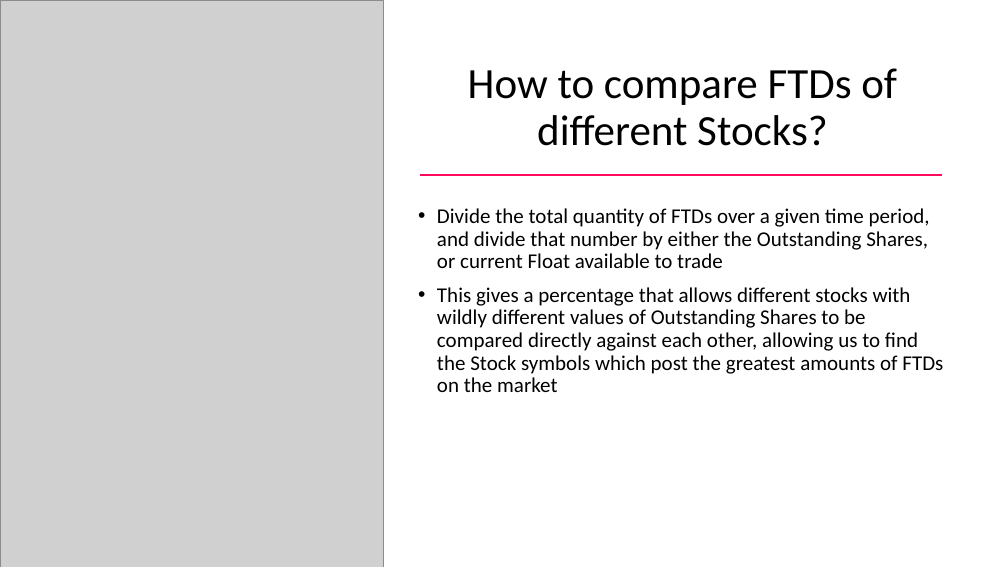
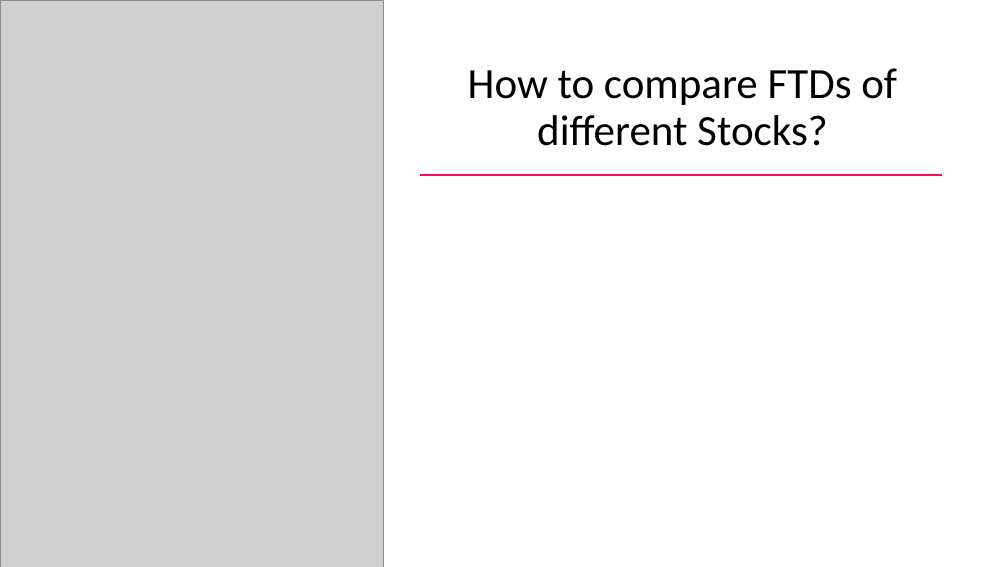
Before and after one commit to imjusthere92/FTD_Project, a slide deck: slide 6 of DemoDay_FTD_Presentation.pptx. Drawn at 1008x567 pixels with LibreOffice and Linux fonts; fonts in the diff are those of the drawing; grey boxes stand for pictures. Boxes give left, top, right and bottom in pixels: in the first picture for what was removed or moved away, otherwise in the second. Text is boxed around its words. In the diff, an @@ line names an element or a change of style, - is before the commit and + after.

```diff
--- a/DemoDay_FTD_Presentation.pptx
+++ b/DemoDay_FTD_Presentation.pptx
@@ text removed at bbox=[437, 208, 943, 392] @@
-• Divide the total quantity of FTDs over a given time period, and divide that number by either the Outstanding Shares, or current Float available to trade
-• This gives a percentage that allows different stocks with wildly different values of Outstanding Shares to be compared directly against each other, allowing us to find the Stock symbols which post the greatest amounts of FTDs on the market
```
Also in this commit, not shown: 2 other slides changed, 1 slide added.
